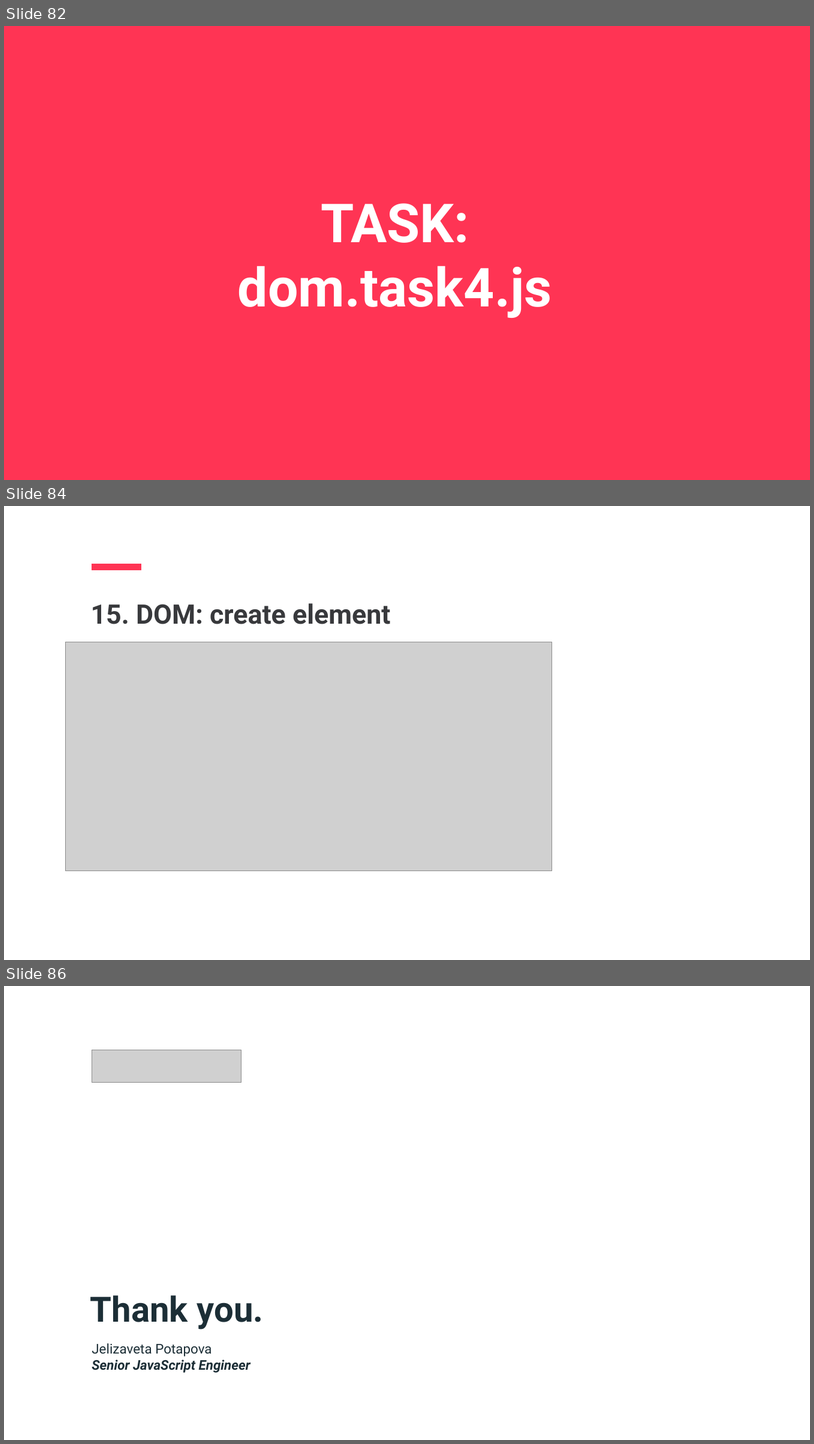
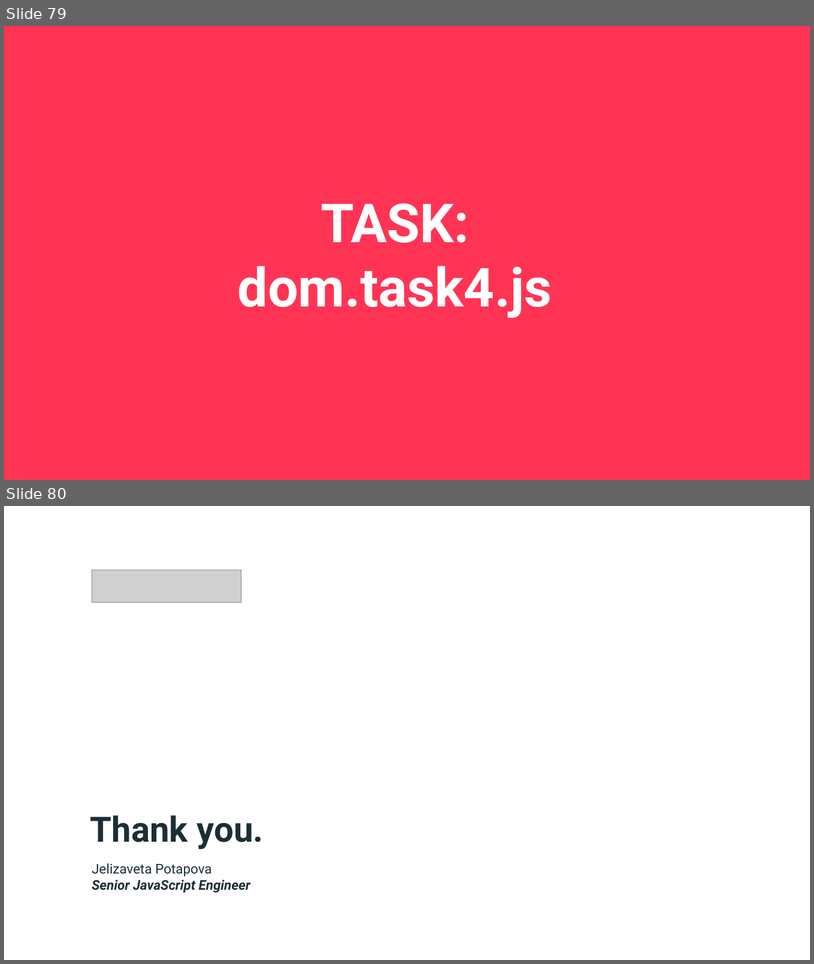
Before and after one commit to jpotapova/js-lecture-1, a slide deck: slides-full.pptx. Shown one above the other, each under a label of ours: slides 82, 84 and 86 before the commit, slides 79 and 80 after it; the slides between them are not shown. The pictures are 814x1444 and 814x964 pixels, drawn with LibreOffice and Linux fonts; fonts in the diff are those of the drawing; grey boxes stand for pictures. Boxes give left, top, right and bottom in pixels: in the first picture for what was removed or moved away, otherwise in the second. Text is boxed around its words. In the diff, an @@ line names an element or a change of style, - is before the commit and + after.

```diff
--- a/slides-full.pptx
+++ b/slides-full.pptx
@@ slide 84 removed at [4,506,810,960], background #FFFFFF @@
@@ line removed from (92, 567) to (141, 567) @@
@@ text removed at [91,603,390,624] @@
-15. DOM: create element
@@ picture removed at [65,642,552,870] @@
@@ what was slide 82 is now slide 79 @@
@@ what was slide 86 is now slide 80 @@
```
Also in this commit, not shown: 7 slides changed, 5 other slides removed, 13 other files.
